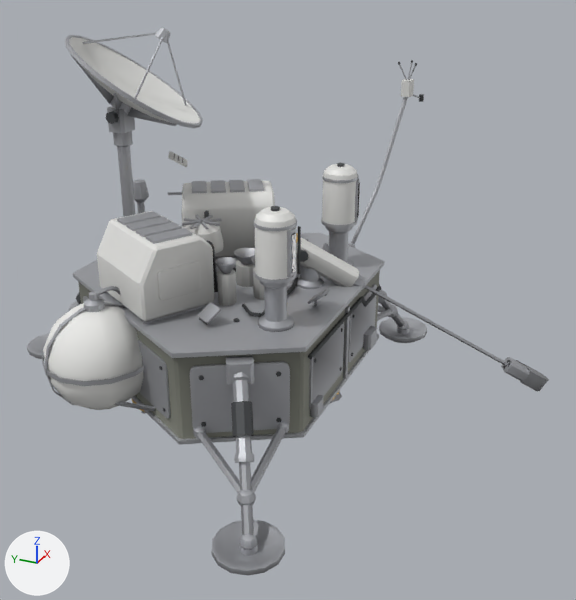
An edit to the glTF model static/martian/assets/models/viking.glb, drawn before and after from the same camera.
Before and after are seen from a 50 mm lens placed at (-3.41, -1.86, 2.36), pointed at (-0.02, -0.33, 0.66). The lights are fixed; the arrows at lower left show +X, +Y and +Z. The first picture is the older version. Where no turn or scale is listed for an object, it has been applied to the vertices. Vertices at exactly the same position are counted once.
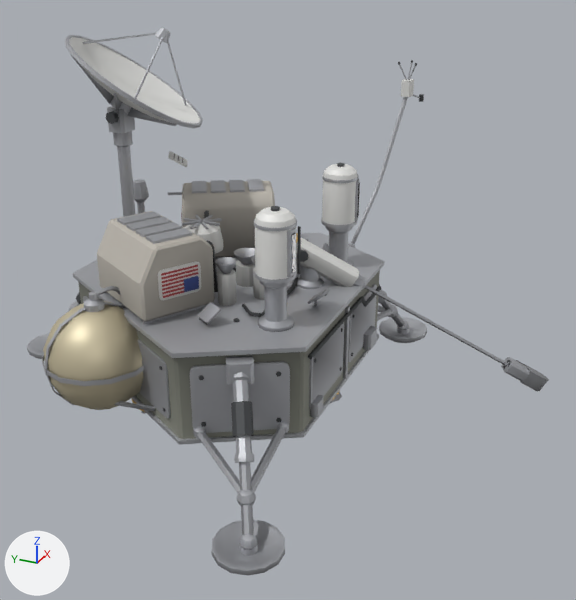
Location of each change, (x1, y1, x2, y2) in pixels of the pictures (576 x 600 px):
part 1 of me_mesh_0, added: after (184, 276, 199, 292)
part 2 of me_mesh_0, added: after (161, 265, 198, 276)
part 3 of me_mesh_0, added: after (161, 268, 198, 279)
part 4 of me_mesh_0, added: after (162, 272, 198, 283)
part 5 of me_mesh_0, added: after (162, 279, 184, 287)
part 6 of me_mesh_0, added: after (162, 283, 184, 291)
part 7 of me_mesh_0, added: after (162, 287, 184, 294)
part 8 of me_mesh_0, added: after (163, 291, 184, 298)
part 9 of me_mesh_0, recoloured (darker): (43, 301, 143, 410) in both
part 10 of me_mesh_0, recoloured: (97, 181, 275, 322) in both

Diff of the bpy script that builds the scene:
```diff
--- a/static/martian/assets/models/viking.glb.py
+++ b/static/martian/assets/models/viking.glb.py
@@ mat_cover_grey @@
+mat_cover_grey = bpy.data.materials.new('cover_grey')
+# nodes: BsdfPrincipled, Mix, OutputMaterial, VertexColor
+# colours: grey #bcb6ad, mixed with the vertex colours
@@ mat_flag_red @@
+mat_flag_red = bpy.data.materials.new('flag_red')
+# nodes: BsdfPrincipled, Mix, OutputMaterial, VertexColor
+# colours: red #bc3f45, mixed with the vertex colours
@@ mat_flag_blue @@
+mat_flag_blue = bpy.data.materials.new('flag_blue')
+# nodes: BsdfPrincipled, Mix, OutputMaterial, VertexColor
+# colours: blue #384b90, mixed with the vertex colours
@@ mat_tank_wrap @@
+mat_tank_wrap = bpy.data.materials.new('tank_wrap')
+# nodes: BsdfPrincipled, Mix, OutputMaterial, VertexColor
+# colours: beige #cec4a6, mixed with the vertex colours
@@ me_mesh_0 @@
-me_mesh_0.from_pydata(...)  # 5731 vertices, 9792 faces; spans x 0.0..2.57, y -3.02..0.0, z 0.0..1.95
+me_mesh_0.from_pydata(...)  # 5859 vertices, 9984 faces; spans x 0.0..2.57, y -3.02..0.0, z 0.0..1.95
+# me_mesh_0 part 1: the loose piece of 8 vertices spanning x 0.69..0.77, y -1.63..-1.54, z 0.74..0.78 is copied, and the copy is multiplied about its middle by the matrix ((-0.189, -0.911, -0.417), (0.694, 0.188, -0.724), (0.724, -0.418, 0.585)), then moved by (0.07, 0.12, 0.11), in mat_flag_blue; it spans x 0.76..0.83, y -1.48..-1.44, z 0.84..0.9
+# me_mesh_0 part 2: the loose piece of 8 vertices spanning x 0.61..0.92, y -1.49..-1.3, z 0.7..0.74 is copied, and the copy is scaled about its middle by (0.528, 0.526, 0), then moved by (-0.02, -0.04, 0.24), in mat_flag_red; it spans x 0.67..0.83, y -1.48..-1.38, z 0.95..0.96
+# me_mesh_0 part 3: the loose piece of 8 vertices spanning x 0.61..0.92, y -1.49..-1.3, z 0.7..0.74 is copied, and the copy is scaled about its middle by (0.528, 0.526, 0), then moved by (-0.02, -0.04, 0.22), in mat_flag_red; it spans x 0.67..0.83, y -1.48..-1.38, z 0.93..0.94
+# me_mesh_0 part 4: the loose piece of 8 vertices spanning x 0.61..0.92, y -1.49..-1.3, z 0.7..0.74 is copied, and the copy is scaled about its middle by (0.528, 0.526, 0), then moved by (-0.02, -0.04, 0.2), in mat_flag_red; it spans x 0.67..0.83, y -1.48..-1.38, z 0.91..0.92
+# me_mesh_0 part 5: the loose piece of 8 vertices spanning x 0.61..0.92, y -1.49..-1.3, z 0.7..0.74 is copied, and the copy is scaled about its middle by (0.528, 0.526, 0), then moved by (-0.02, -0.04, 0.18), in mat_flag_red; it spans x 0.67..0.83, y -1.48..-1.38, z 0.9
+# me_mesh_0 part 6: the loose piece of 8 vertices spanning x 0.61..0.92, y -1.49..-1.3, z 0.7..0.74 is copied, and the copy is scaled about its middle by (0.528, 0.526, 0), then moved by (-0.02, -0.04, 0.16), in mat_flag_red; it spans x 0.67..0.83, y -1.48..-1.38, z 0.88..0.89
+# me_mesh_0 part 7: the loose piece of 8 vertices spanning x 0.61..0.92, y -1.49..-1.3, z 0.7..0.74 is copied, and the copy is scaled about its middle by (0.528, 0.526, 0), then moved by (-0.02, -0.04, 0.14), in mat_flag_red; it spans x 0.67..0.83, y -1.48..-1.38, z 0.86..0.87
+# me_mesh_0 part 8: the loose piece of 8 vertices spanning x 0.61..0.92, y -1.49..-1.3, z 0.7..0.74 is copied, and the copy is scaled about its middle by (0.528, 0.526, 0), then moved by (-0.02, -0.04, 0.13), in mat_flag_red; it spans x 0.67..0.83, y -1.48..-1.38, z 0.84..0.85
+# me_mesh_0 part 9: 336 faces spanning x 0.34..2.18, y -1.3..-0.79, z 0.24..0.76 switch from mat_blanket_white to mat_tank_wrap
+# me_mesh_0 part 10: 128 faces spanning x 0.59..1.93, y -1.51..-0.9, z 0.74..1.08 switch from mat_painted_white to mat_cover_grey
+# other edits to the shape of me_mesh_0 do not show in these pictures
 me_mesh_0.materials.append(mat_aluminium)
@@ me_mesh_0 @@
 me_mesh_0.materials.append(mat_steel)
+me_mesh_0.materials.append(mat_flag_blue)
+me_mesh_0.materials.append(mat_flag_red)
```
